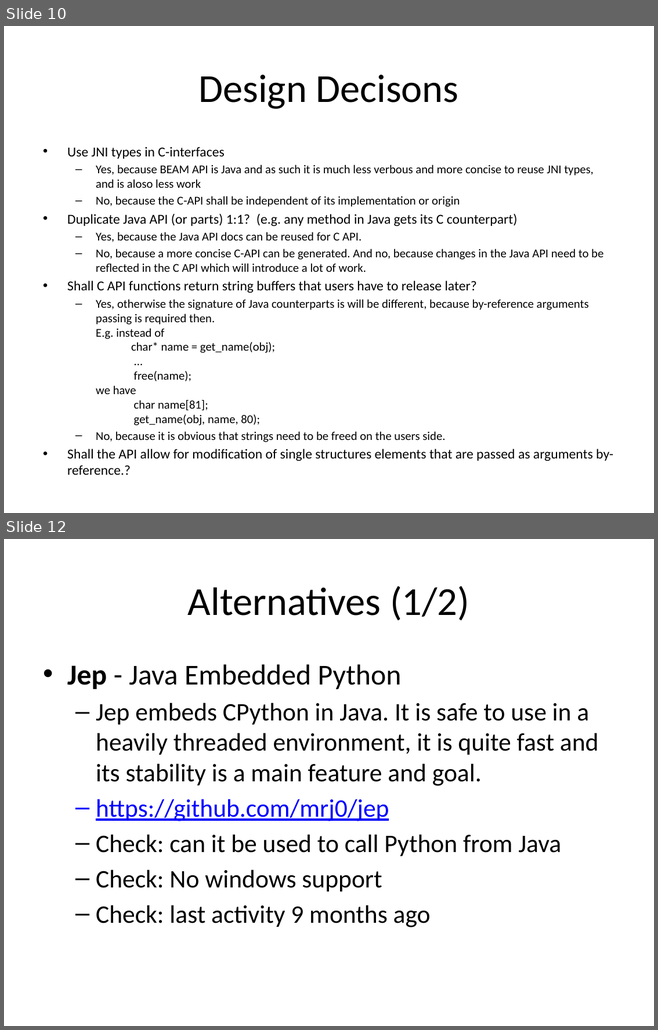
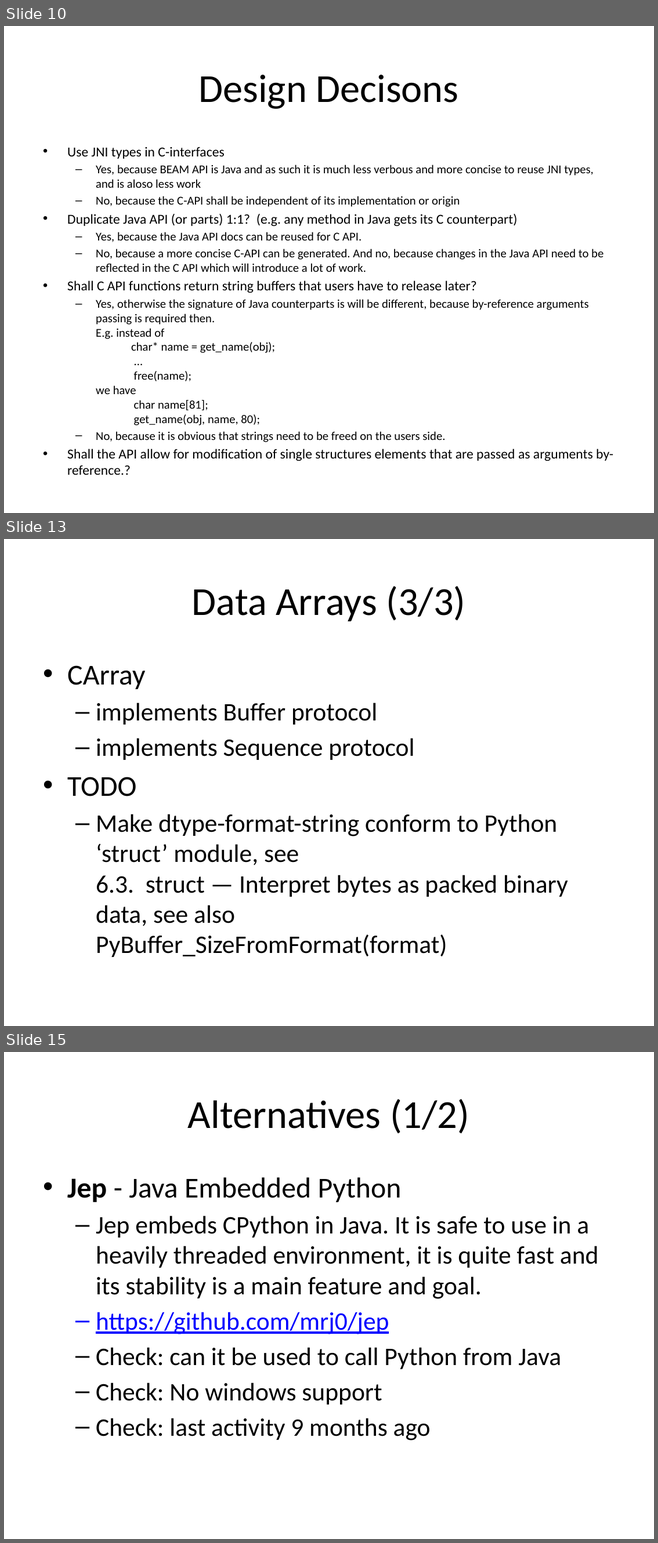
Before and after one commit to bcdev/beam-extapi, a slide deck: docs/beam-extapi.pptx. Shown one above the other, each under a label of ours: slides 10 and 12 before the commit, slides 10, 13 and 15 after it; the slides between them are not shown. The pictures are 658x1030 and 658x1543 pixels, drawn with LibreOffice and Linux fonts; fonts in the diff are those of the drawing. Boxes give left, top, right and bottom in pixels: in the first picture for what was removed or moved away, otherwise in the second. Text is boxed around its words. In the diff, an @@ line names an element or a change of style, - is before the commit and + after.

Commit message:
more about array buffers

```diff
--- a/docs/beam-extapi.pptx
+++ b/docs/beam-extapi.pptx
@@ slide 13 added at bbox=[4, 539, 654, 1026], background #FFFFFF @@
@@ title added at bbox=[192, 586, 465, 621], 44 pt, text #000000 @@
+Data Arrays (3/3)
@@ text added at bbox=[67, 665, 568, 957], 28 pt, text #000000 @@
+• CArray
+  – implements Buffer protocol
+  – implements Sequence protocol
+• TODO
+  – Make dtype-format-string conform to Python ‘struct’ module, see
+    6.3. struct — Interpret bytes as packed binary data, see also
+    PyBuffer_SizeFromFormat(format)
@@ what was slide 12 is now slide 15 @@
```
Also in this commit, not shown: 1 slide changed, 3 other slides added.
